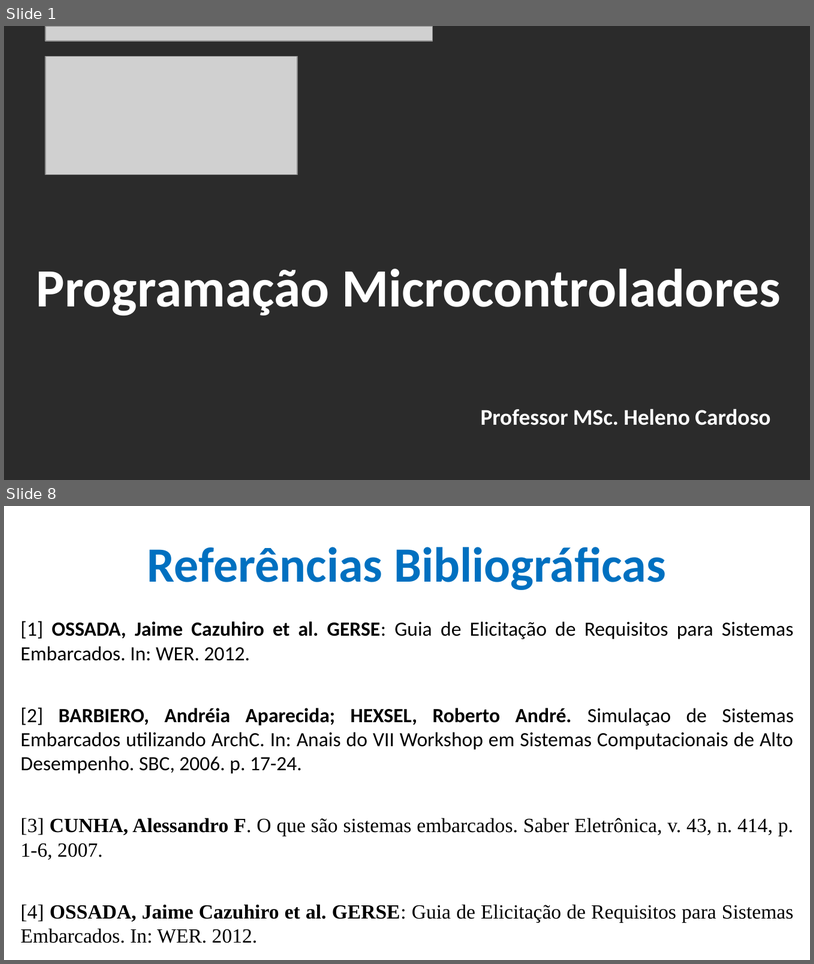
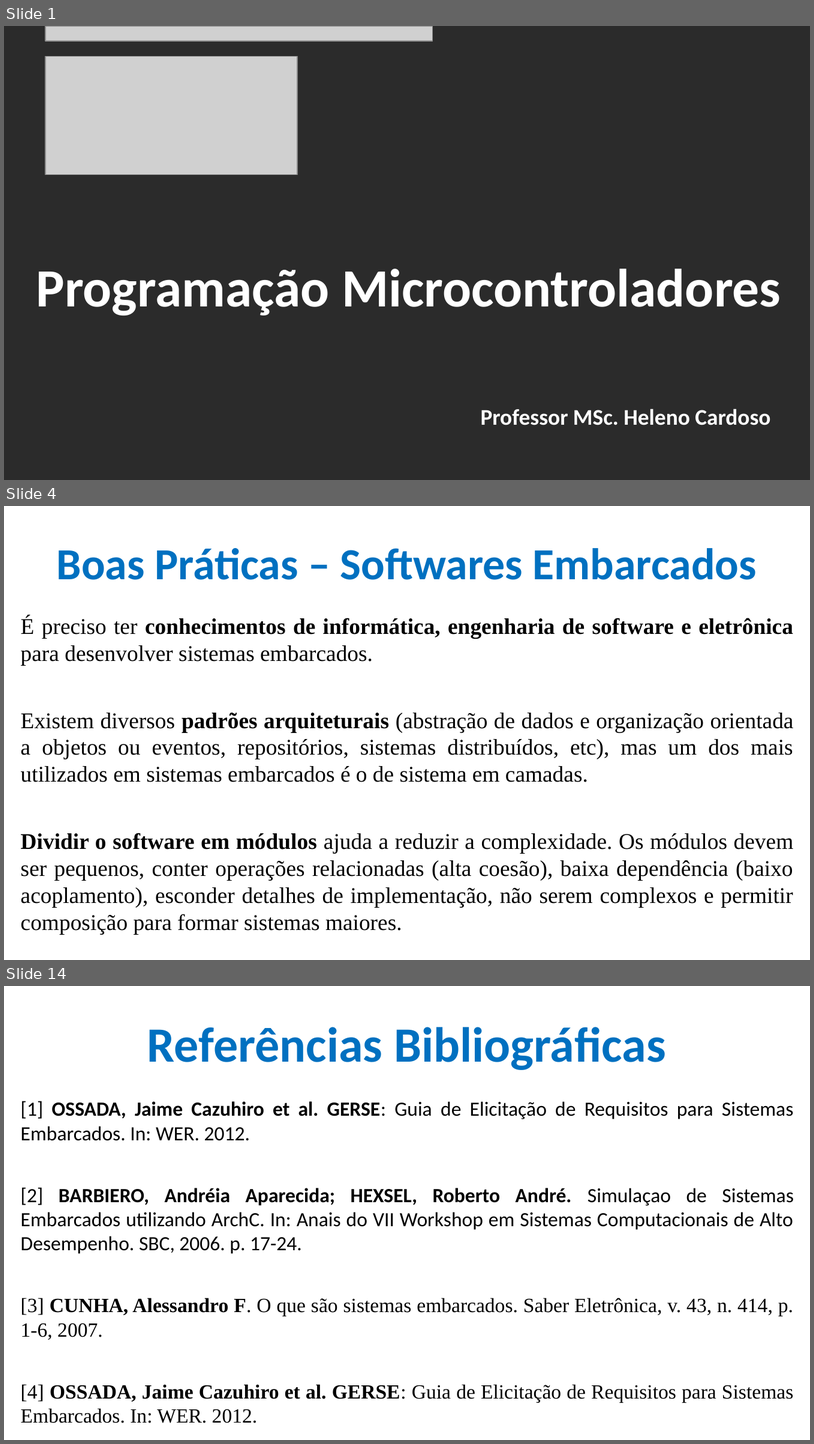
Before and after one commit to CloudEducationBrazil/WydenArea1ProgramacaoMicrocontroladores, a slide deck: 01 Classes/Aula 10 - Programação Microcontroladores - Projetos com Microcontroladores Boas Práticas e Wifi.pptx. Shown one above the other, each under a label of ours: slides 1 and 8 before the commit, slides 1, 4 and 14 after it; the slides between them are not shown. The pictures are 814x964 and 814x1444 pixels, drawn with LibreOffice and Linux fonts; fonts in the diff are those of the drawing; grey boxes stand for pictures; background and template pictures are left out; a plain dark background stands for a picture behind light text. Boxes give left, top, right and bottom in pixels: in the first picture for what was removed or moved away, otherwise in the second. Text is boxed around its words. In the diff, an @@ line names an element or a change of style, - is before the commit and + after.

```diff
--- a/01 Classes/Aula 10 - Programação Microcontroladores - Projetos com Microcontroladores Boas Práticas e Wifi.pptx
+++ b/01 Classes/Aula 10 - Programação Microcontroladores - Projetos com Microcontroladores Boas Práticas e Wifi.pptx
@@ slide 4 added at [4, 506, 810, 960], background picture (left out) @@
@@ title added at [57, 548, 757, 580], 39.6 pt, text #0070C0, bold @@
+Boas Práticas – Softwares Embarcados
@@ text added at [21, 616, 794, 934], 20 pt, text #000000 @@
+É preciso ter conhecimentos de informática, engenharia de software e eletrônica para desenvolver sistemas embarcados.
+Existem diversos padrões arquiteturais (abstração de dados e organização orientada a objetos ou eventos, repositórios, sistemas distribuídos, etc), mas um dos mais utilizados em sistemas embarcados é o de sistema em camadas.
+Dividir o software em módulos ajuda a reduzir a complexidade. Os módulos devem ser pequenos, conter operações relacionadas (alta coesão), baixa dependência (baixo acoplamento), esconder detalhes de implementação, não serem complexos e permitir composição para formar sistemas maiores.
@@ what was slide 8 is now slide 14 @@
```
Also in this commit, not shown: 5 slides changed, 6 other slides added, 1 slide removed, 4 other files.
